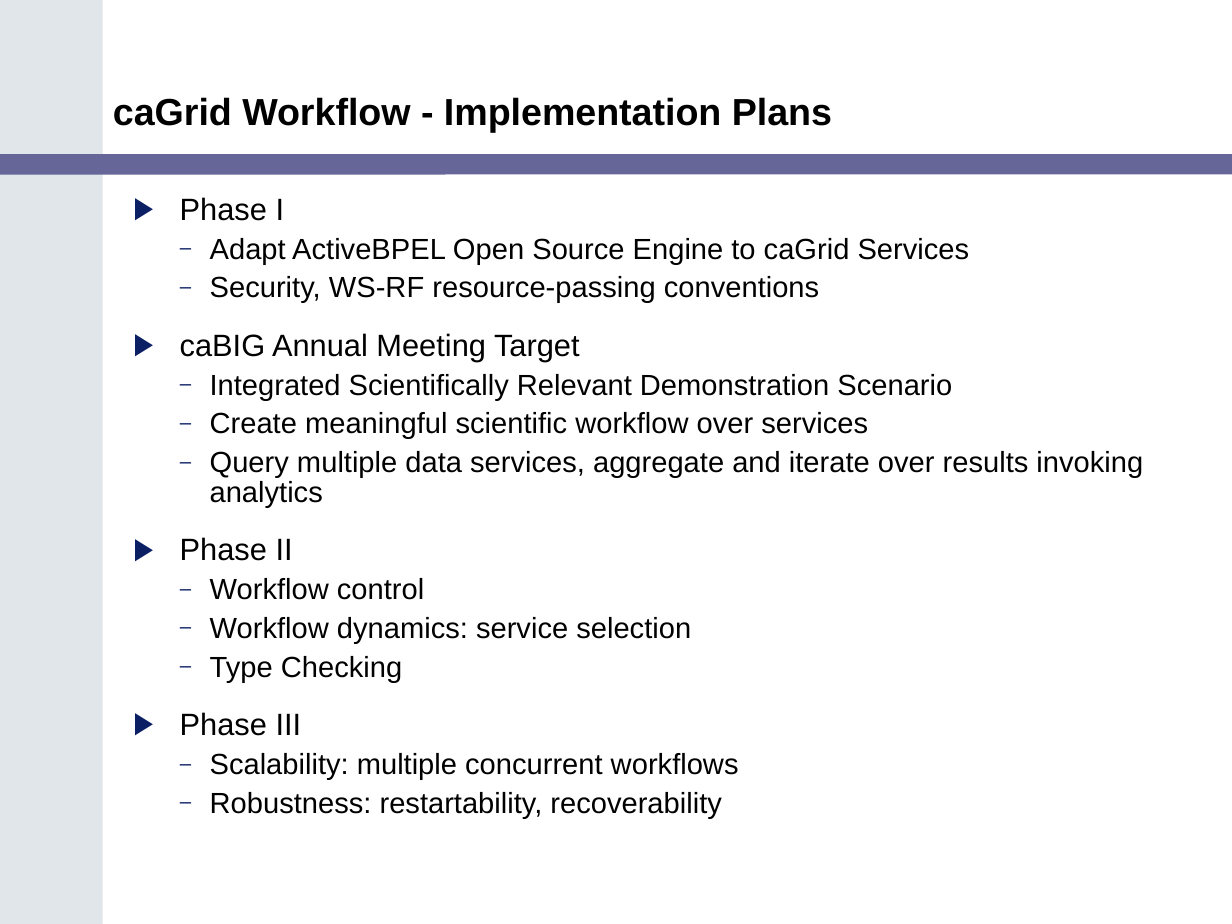
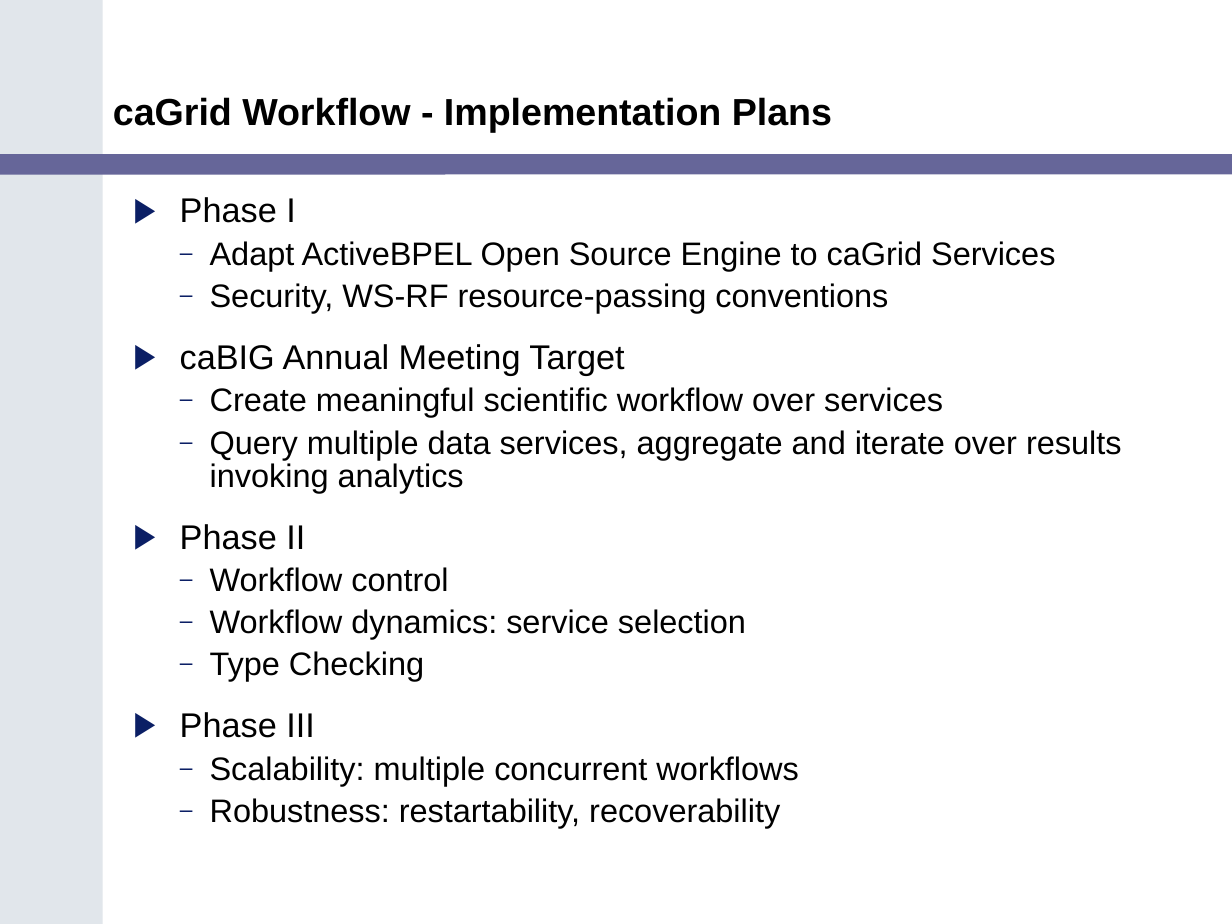
Before and after one commit to NCIP/cagrid-docs, a slide deck: slide 35 of presentations/200602_VCDE_ARCH/caGrid_Update_Arch_VCDE_Feb1.ppt. Drawn at 1232x924 pixels with LibreOffice and Linux fonts; fonts in the diff are those of the drawing; background and template pictures are left out. Boxes give left, top, right and bottom in pixels: in the first picture for what was removed or moved away, otherwise in the second. Text is boxed around its words. In the diff, an @@ line names an element or a change of style, - is before the commit and + after.

```diff
--- a/presentations/200602_VCDE_ARCH/caGrid_Update_Arch_VCDE_Feb1.ppt
+++ b/presentations/200602_VCDE_ARCH/caGrid_Update_Arch_VCDE_Feb1.ppt
@@ text "Phase I" at (180, 197, 1122, 828): size 18 to 20 pt in "Phase I", "caBIG Annual Meeting Target", "Phase II", "Phase III"; size 17 to 19 pt in "Adapt ActiveBPEL Open Source Engine to caGrid ...", "Security, WS-RF resource-passing conventions", "Create meaningful scientific workflow over services", "Query multiple data services, aggregate and iterate ..." and 5 more places @@
@@ text at (210, 374, 952, 400): paragraph removed @@
-  – Integrated Scientifically Relevant Demonstration Scenario
```
Also in this commit, not shown: 6 other slides changed, 3 slides added, 1 slide removed.
